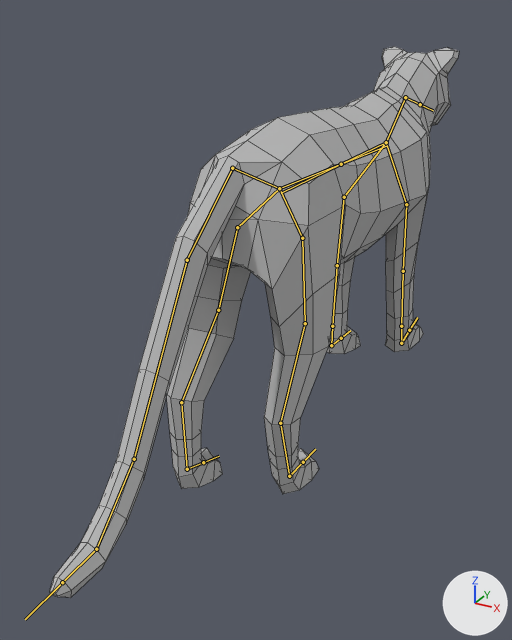
A saved change to the FBX model Assets/Art/panther.fbx.
One viewpoint serves both versions: a 50 mm camera at (4.71, -11.88, 6.94) aimed at (-0.56, -2.3, 2.15). Every picture has the same lights, and +X, +Y and +Z are marked at lower right. Both versions are drawn at frame 37 of the action 'Armature|walk'; the numbers are the values there. The bones that bend it are drawn over the model as lines. Mesh edges are drawn as thin lines.

Objects in the first picture: 'Cougar'.
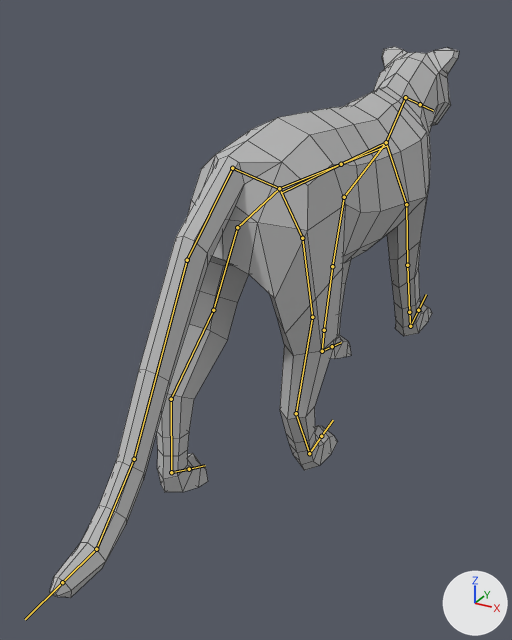
Changed parts and their boxes [x1, y1, x2, y2] in the pictures (512 x 640 px):
'Cougar', posed
    both: [49, 46, 459, 598]
bone 'Bone.003.L', root to tip
    before: (344, 197) to (337, 265)
    after: (344, 197) to (332, 266)
bone 'Bone.018.L', root to tip
    before: (237, 227) to (218, 310)
    after: (237, 227) to (213, 310)
bone 'Bone.018.R', root to tip
    before: (302, 238) to (305, 323)
    after: (302, 238) to (312, 317)
bone 'Bone.003.R', root to tip
    before: (406, 204) to (403, 271)
    after: (406, 204) to (407, 265)

The change in detail:
Bone 'Bone.003.L' (bone_bone_003_l) turns from (6, 0, 0) to (16, 0, 0) degrees about its own x, y and z.
Bone 'Bone.018.L' (bone_bone_018_l) turns from (6, 1, 0) to (13, 1, 1) degrees about its own x, y and z.
Bone 'Bone.018.R' (bone_bone_018_r) turns from (-8, 1, 0) to (-19, 2, 0) degrees about its own x, y and z.
Bone 'Bone.003.R' (bone_bone_003_r) turns from (-8, 0, 0) to (-19, 0, 0) degrees about its own x, y and z.
